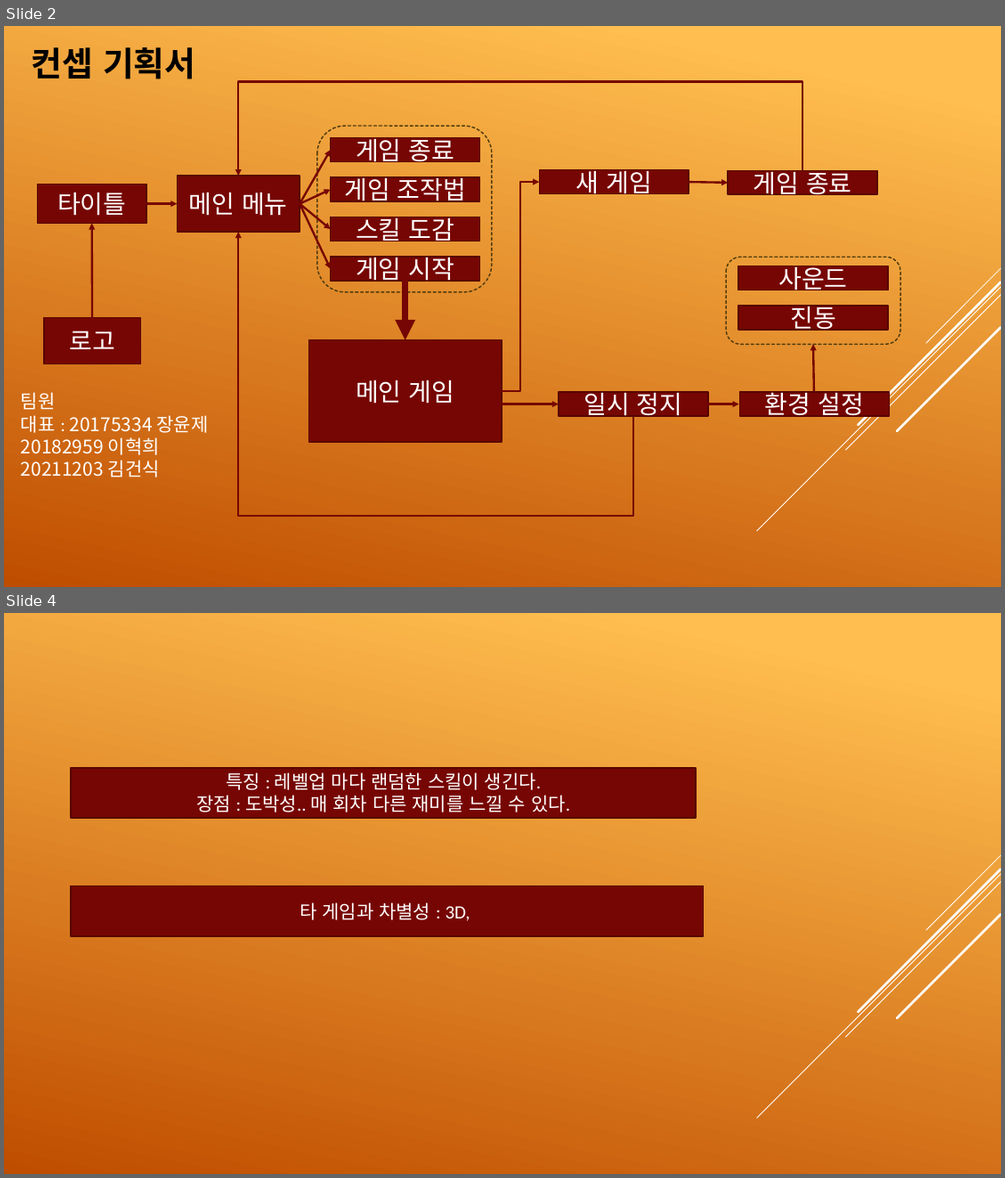
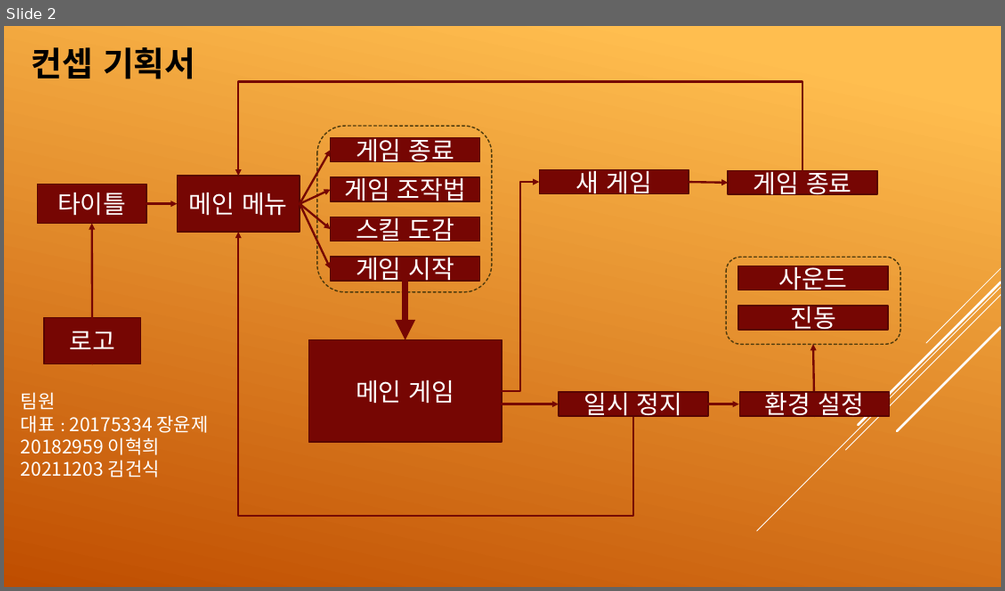
Before and after one commit to jjw1270/2022_01, a slide deck: 게임기획실무/컨셉기획서.pptx. Shown one above the other, each under a label of ours: slides 2 and 4 before the commit, slide 2 after it; the slides between them are not shown. The pictures are 1005x1178 and 1005x591 pixels, drawn with LibreOffice and Linux fonts; fonts in the diff are those of the drawing. Boxes give left, top, right and bottom in pixels: in the first picture for what was removed or moved away, otherwise in the second. Text is boxed around its words. In the diff, an @@ line names an element or a change of style, - is before the commit and + after.

```diff
--- a/게임기획실무/컨셉기획서.pptx
+++ b/게임기획실무/컨셉기획서.pptx
@@ slide 4 removed at box(4, 613, 1001, 1174), background gradient #FFBF50 to #C04D00; not listed: 5 template elements that a slide beside it also shows @@
@@ rectangle removed at box(71, 768, 696, 818) @@
-특징 : 레벨업 마다 랜덤한 스킬이 생긴다.
-장점 : 도박성.. 매 회차 다른 재미를 느낄 수 있다.
@@ rectangle removed at box(71, 886, 704, 936) @@
-타 게임과 차별성 : 3D,
```
Also in this commit, not shown: 2 slides changed, 1 other slide removed.
